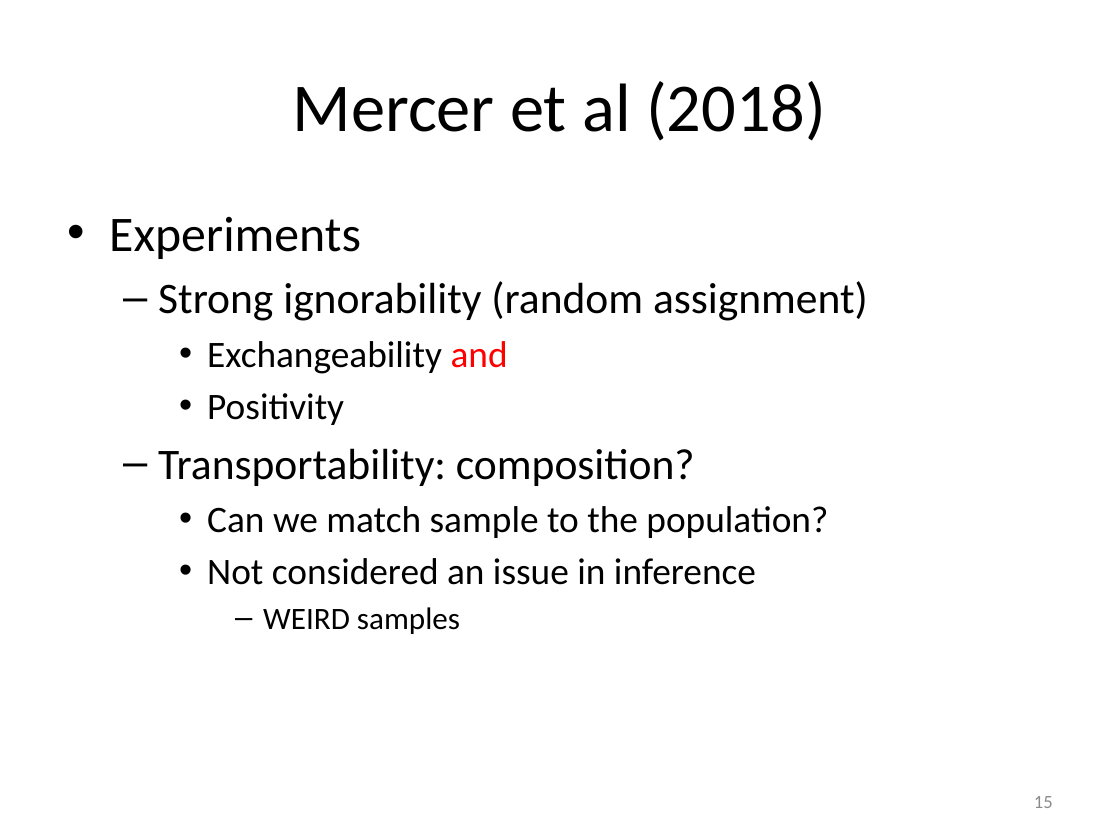
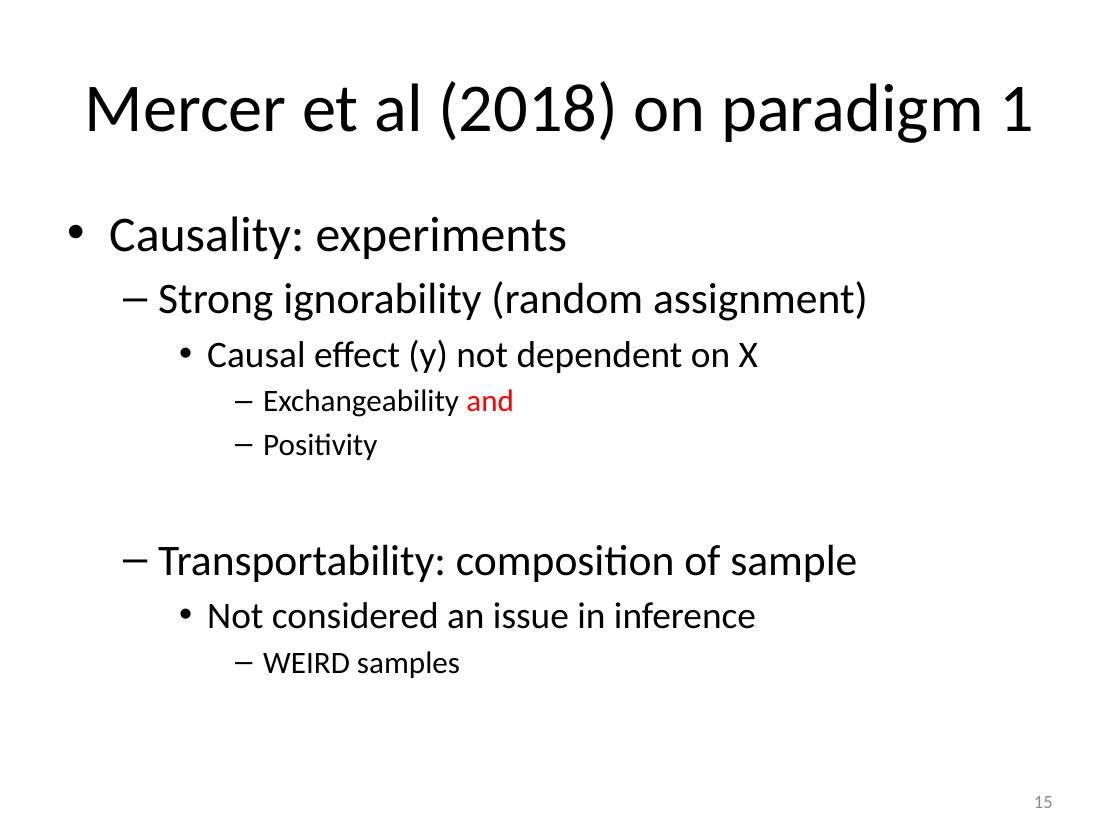
Before and after one commit to peterlugtig/peterlugtig.github.io, a slide deck: slide 15 of static/files/SDA/week13/lecture_week_13.pptx. Drawn at 1120x840 pixels with LibreOffice and Linux fonts; fonts in the diff are those of the drawing. Boxes give left, top, right and bottom in pixels: in the first picture for what was removed or moved away, otherwise in the second. Text is boxed around its words. In the diff, an @@ line names an element or a change of style, - is before the commit and + after.

```diff
--- a/static/files/SDA/week13/lecture_week_13.pptx
+++ b/static/files/SDA/week13/lecture_week_13.pptx
@@ title at <box>85,81,1034,143</box>: text changed @@
-Mercer et al (2018)
+Mercer et al (2018) on paradigm 1
@@ text at <box>109,216,568,259</box>: text changed @@
-• Experiments
+• Causality: experiments
@@ text at <box>207,340,758,373</box>: paragraph added @@
+    • Causal effect (y) not dependent on X
@@ text at <box>263,389,514,460</box>: size 24 to 20 pt in "Exchangeability and", "Positivity"; bullet • to –; list level 3 to 4 in "Exchangeability and"; list level 3 to 4 in "Positivity" @@
@@ text at <box>158,544,857,582</box>: text changed; size 24 to 28 pt @@
-  – Transportability: composition?
-    • Can we match sample to the population?
+  – Transportability: composition of sample
```
Also in this commit, not shown: 22 other slides changed, 1 slide added, 3 other files.
